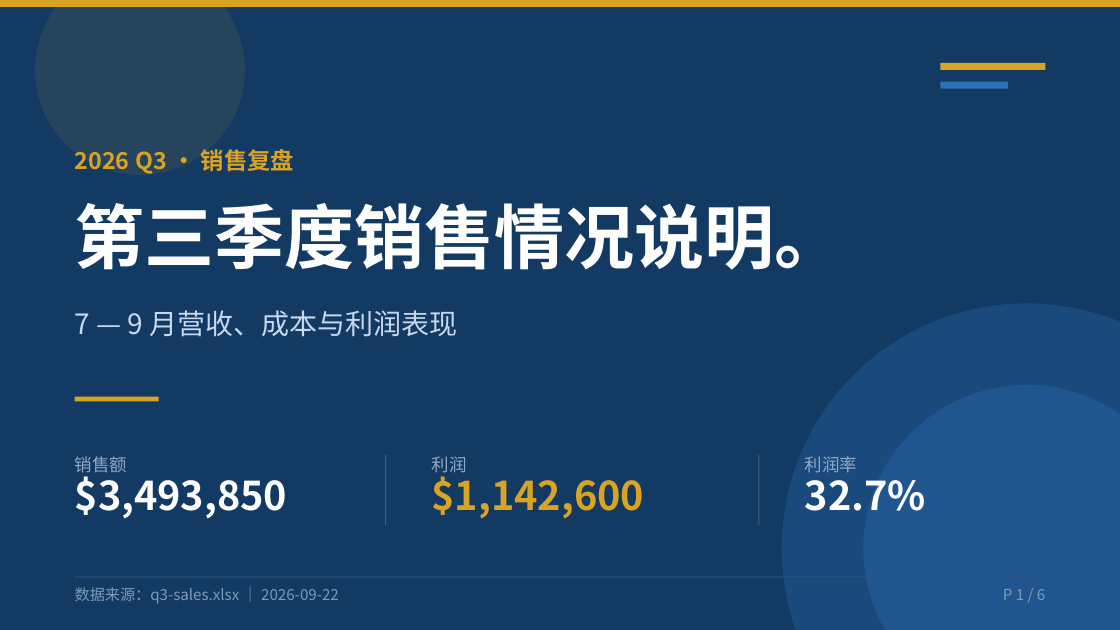
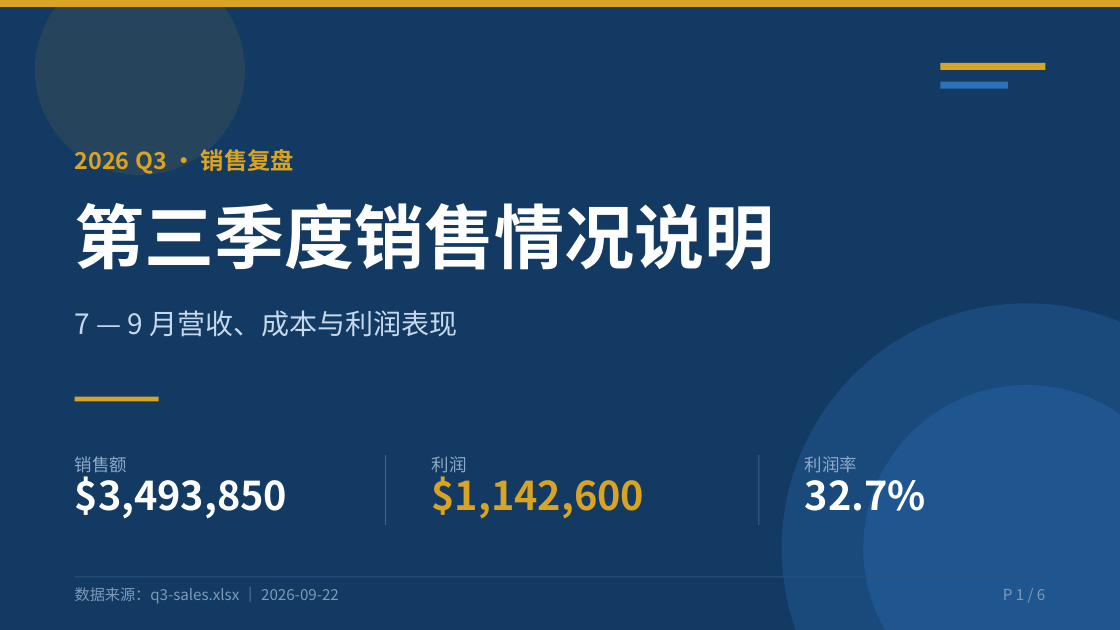
Before and after one commit to William2333ZZ/mywork-deepseekharness, a slide deck: slide 1 of slide-recap.pptx. Drawn at 1120x630 pixels with LibreOffice and Linux fonts; fonts in the diff are those of the drawing. Boxes give left, top, right and bottom in pixels: in the first picture for what was removed or moved away, otherwise in the second. Text is boxed around its words. In the diff, an @@ line names an element or a change of style, - is before the commit and + after.

```diff
--- a/slide-recap.pptx
+++ b/slide-recap.pptx
@@ text at (75,203,775,270): text changed @@
-第三季度销售情况说明。
+第三季度销售情况说明
```
Also in this commit, not shown: 7 other files.
